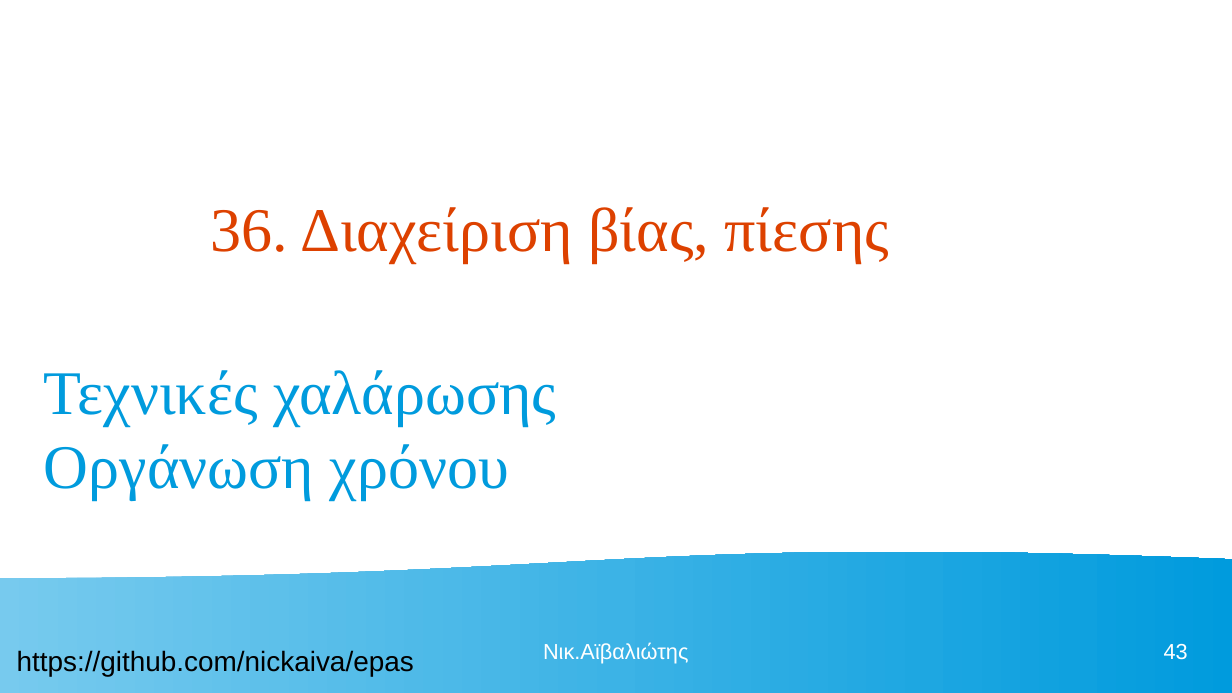
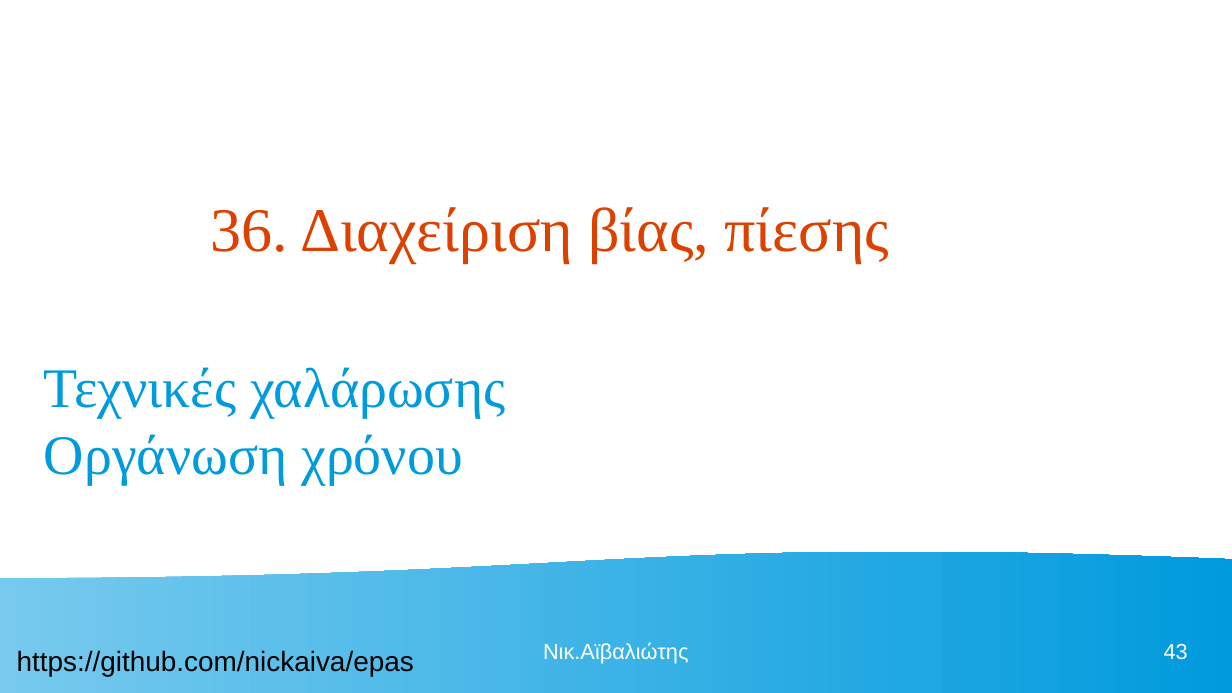
Before and after one commit to nickaiva/epas, a slide deck: slide 43 of ΠΕΡΙΒΑΛΛΟΝ ΕΡΓΑΣΙΑΣ.odp. Drawn at 1232x693 pixels with LibreOffice and Linux fonts; fonts in the diff are those of the drawing. Boxes give left, top, right and bottom in pixels: in the first picture for what was removed or moved away, otherwise in the second. Text is boxed around its words. In the diff, an @@ line names an element or a change of style, - is before the commit and + after.

```diff
--- a/ΠΕΡΙΒΑΛΛΟΝ ΕΡΓΑΣΙΑΣ.odp
+++ b/ΠΕΡΙΒΑΛΛΟΝ ΕΡΓΑΣΙΑΣ.odp
@@ text "Τεχνικές χαλάρωσης Οργάνωση χρόνου" at box(44, 367, 505, 485): size 40 to 36 pt @@
```
Also in this commit, not shown: 24 other slides changed, 1 slide added, 1 other file.
